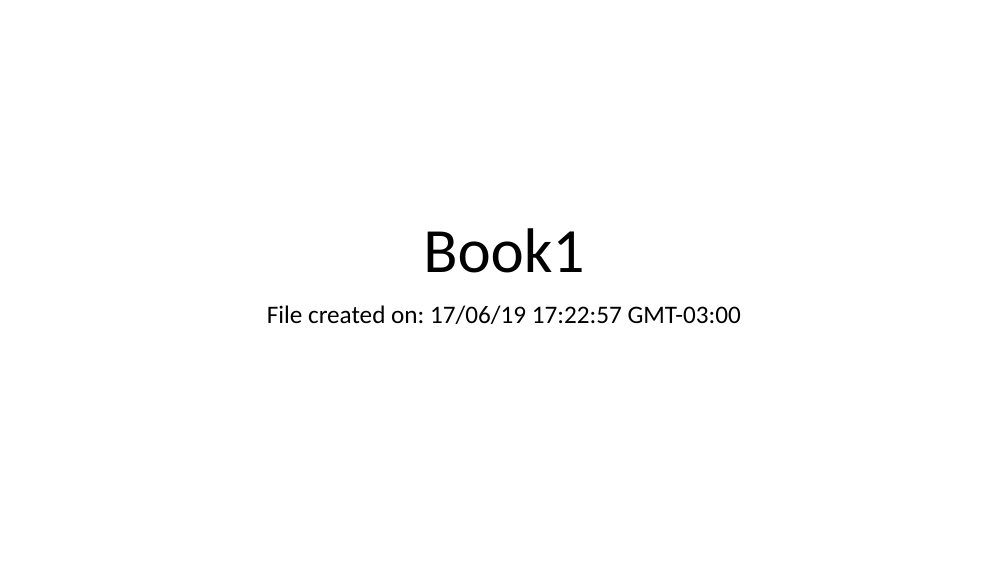
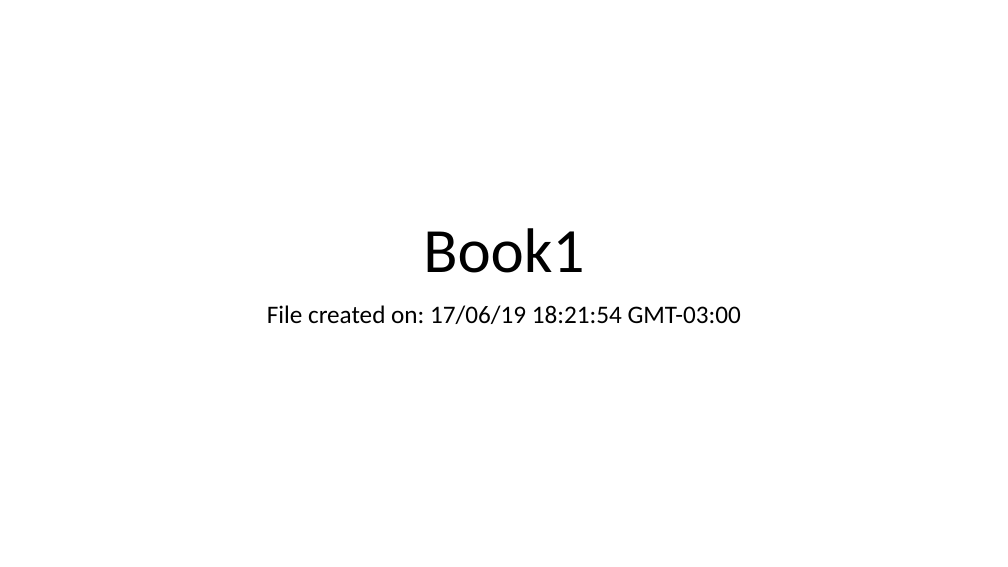
Before and after one commit to romulo-martins/gc-uff, a slide deck: slide 1 of graph/graphs.pptx. Drawn at 1008x567 pixels with LibreOffice and Linux fonts; fonts in the diff are those of the drawing. Boxes give left, top, right and bottom in pixels: in the first picture for what was removed or moved away, otherwise in the second. Text is boxed around its words. In the diff, an @@ line names an element or a change of style, - is before the commit and + after.

```diff
--- a/graph/graphs.pptx
+++ b/graph/graphs.pptx
@@ subtitle at [267, 305, 741, 324]: text changed @@
-File created on: 17/06/19 17:22:57 GMT-03:00
+File created on: 17/06/19 18:21:54 GMT-03:00
```
Also in this commit, not shown: 1 slide added, 1 other file.
